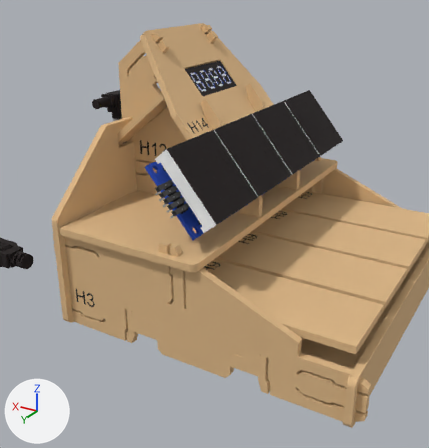
Two versions of the glTF model PMG Build Instructions/model.glb, one commit apart.
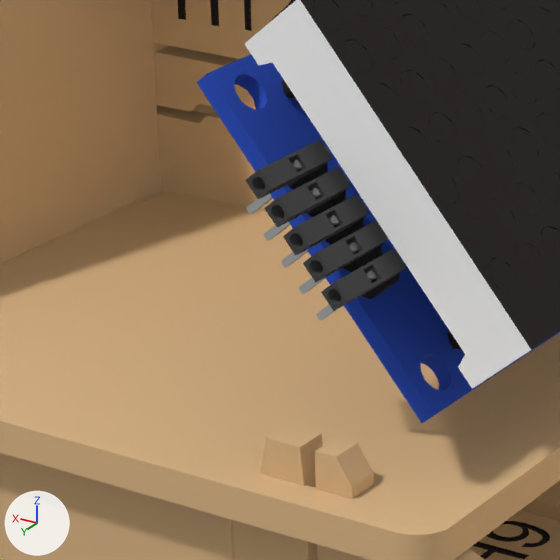
Each version appears first from a 50 mm camera at (419.3, -1060.9, 1030.4) aimed at (519.8, -1228.4, 946.7), and next in a close-up on the part from 24% to 52% of the width and 33% to 60% of the height. Arrows for +X, +Y and +Z are at lower left; the lights stay in place. The last two pictures show the newer version. Where no turn or scale is listed for an object, it has been applied to the vertices. Vertices at exactly the same position are counted once.

The first close-up shows 'NAUO134', 'NAUO135', 'NAUO136', 'NAUO137', 'NAUO138', 'NAUO358', 'NAUO359', 'NAUO360', 'NAUO64', 'NAUO66', 'NAUO72', 'NAUO73', 'NAUO77' and 4 more.
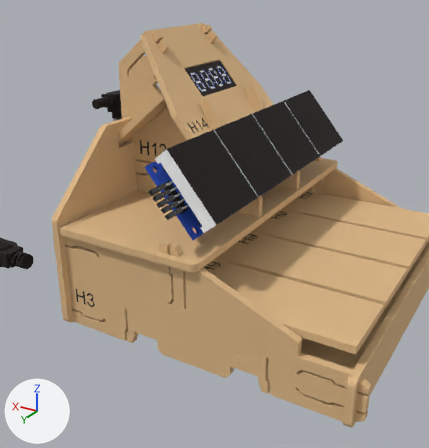
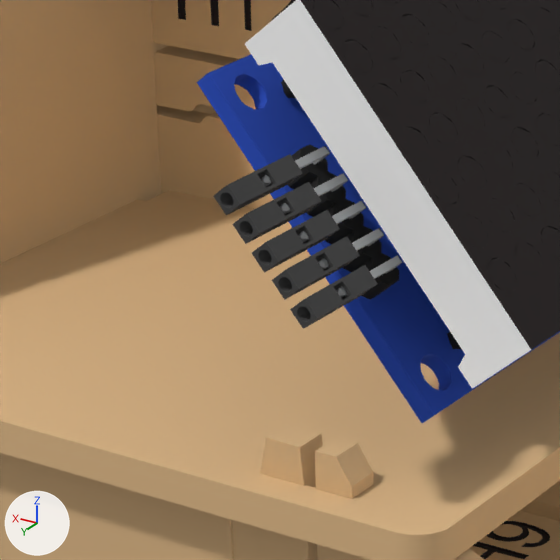
Where the newer file only moved an object's origin or applied its transform, the numbers keep the older frame.

Where the change shows, as pixel boxes (x1, y1, x2, y2) in the close-ups (560 x 560 px; the box of a moved part takes in the faces that stretch with it):
'NAUO359', reshaped (8% narrower, 12% shorter): before (246, 144, 399, 321); after (261, 144, 402, 299)
'NAUO134', moved: before (245, 140, 332, 199); after (214, 154, 302, 215)
'NAUO135', moved: before (264, 167, 351, 227); after (233, 182, 321, 244)
'NAUO136', moved: before (283, 194, 369, 256); after (252, 210, 340, 273)
'NAUO137', moved: before (303, 221, 388, 283); after (272, 237, 360, 300)
'NAUO138', moved: before (321, 249, 406, 311); after (290, 265, 378, 329)
part 1 of me_90_5xheader_pins, moved or reshaped (not visible afterwards): before (246, 194, 336, 321)
part 2 of me_90_5xheader_pins, deleted: before (292, 160, 377, 281)
part 3 of me_90_5xheader_pins, added: after (261, 147, 400, 298)

The change, as a list of edits to the scene's bpy script:
```text
Change me_90_5xheader_pins:
    used by ob_nauo359; location = (537.52, -1223.16, 960.84)
    remove me_90_5xheader_pins.from_pydata(...)  # 460 vertices, 856 faces, 655 loose edges; spans x -7.56..7.2, y -5.55..0.0, z -15.54..-0.72
    add me_90_5xheader_pins.from_pydata(...)  # 458 vertices, 852 faces, 659 loose edges; spans x -7.56..4.9, y -5.55..4.0, z -13.61..-0.72
    me_90_5xheader_pins part 1: 80 vertices moved from x 0.22..7.2, y -4.61..-3.95, z -15.54..-7.25 to x -2.08..4.9, y -4.61..-3.95, z -13.61..-5.32
    me_90_5xheader_pins part 2: 80 vertices removed from x -7.56..-0.1, y -0.23..0.0, z -9.43..-0.72
    me_90_5xheader_pins part 3: 80 vertices added at x -7.56..-0.1, y 3.77..4.0, z -9.43..-0.72
    other edits to the shape of me_90_5xheader_pins do not show in these pictures
Change ob_nauo134:
    ob_nauo134.location: (538.3, -1227.0, 959.7) -> (538.3, -1223.0, 959.7)
Change ob_nauo135:
    ob_nauo135.location: (536.7, -1227.0, 957.7) -> (536.7, -1223.0, 957.7)
Change ob_nauo136:
    ob_nauo136.location: (535.0, -1227.0, 955.8) -> (535.0, -1223.0, 955.8)
Change ob_nauo137:
    ob_nauo137.location: (533.3, -1227.0, 954.0) -> (533.3, -1223.0, 954.0)
Change ob_nauo138:
    ob_nauo138.location: (531.7, -1227.0, 952.0) -> (531.7, -1223.0, 952.0)
```
